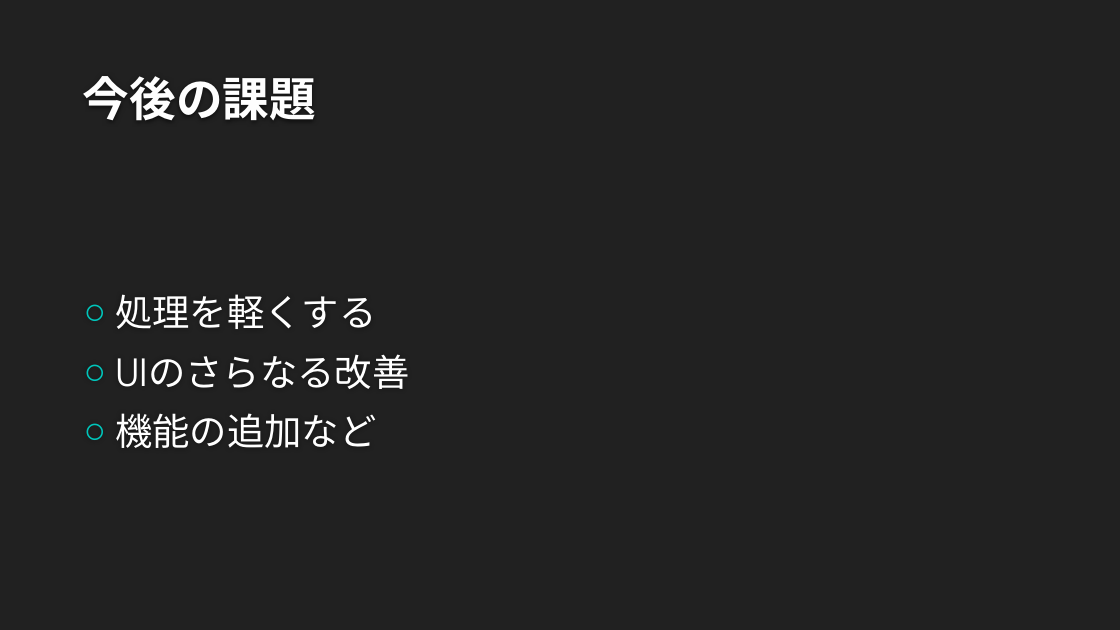
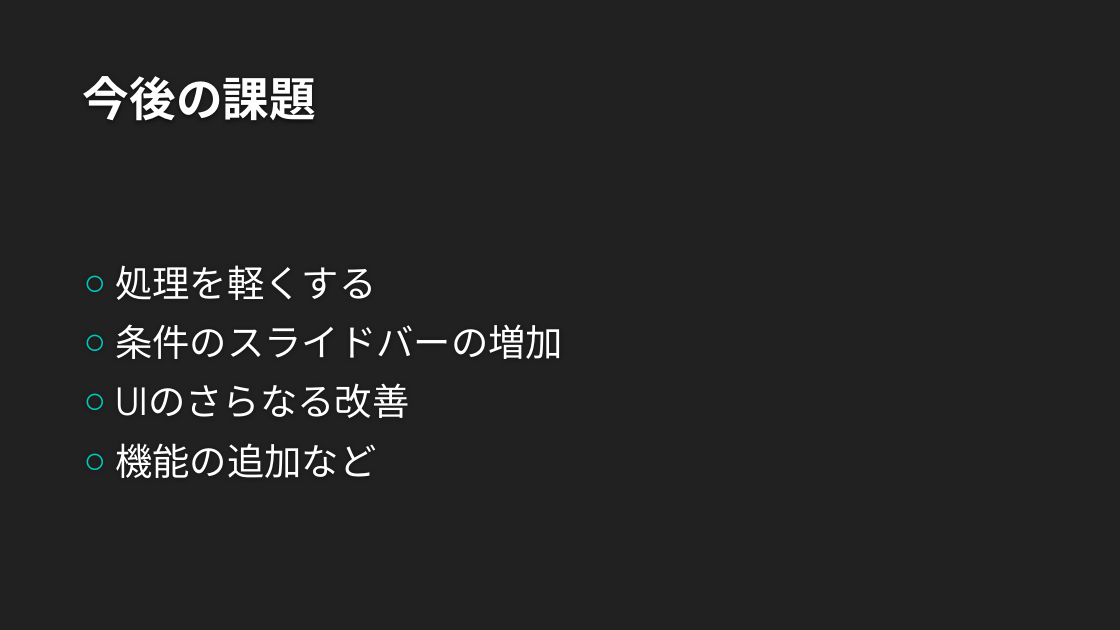
Before and after one commit to nagasakiunimori/team-a, a slide deck: slide 12 of intern-pre.pptx (slide 8 before the commit). Drawn at 1120x630 pixels with LibreOffice and Linux fonts; fonts in the diff are those of the drawing; background and template pictures are left out. Boxes give left, top, right and bottom in pixels: in the first picture for what was removed or moved away, otherwise in the second. Text is boxed around its words. In the diff, an @@ line names an element or a change of style, - is before the commit and + after.

```diff
--- a/intern-pre.pptx
+++ b/intern-pre.pptx
@@ text at (x1=115, y1=324, x2=563, y2=359): paragraph added @@
+○ 条件のスライドバーの増加
```
Also in this commit, not shown: 1 other slide changed, 4 slides added, 1 other file.
